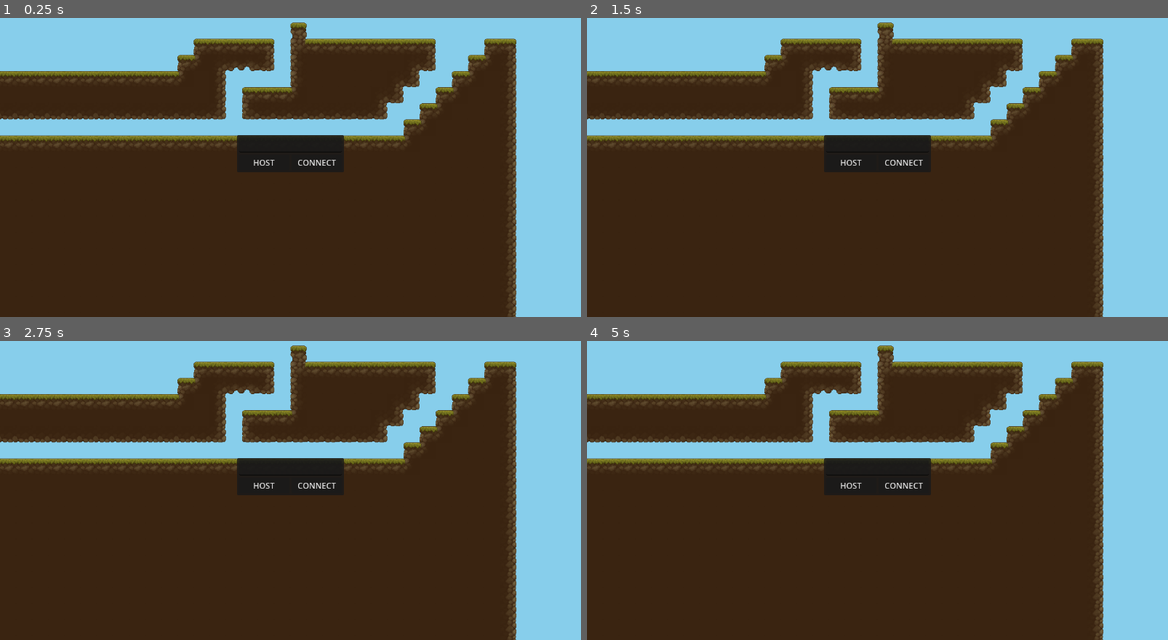
Above: before the commit, frames 1-4 (two rows, left to right).
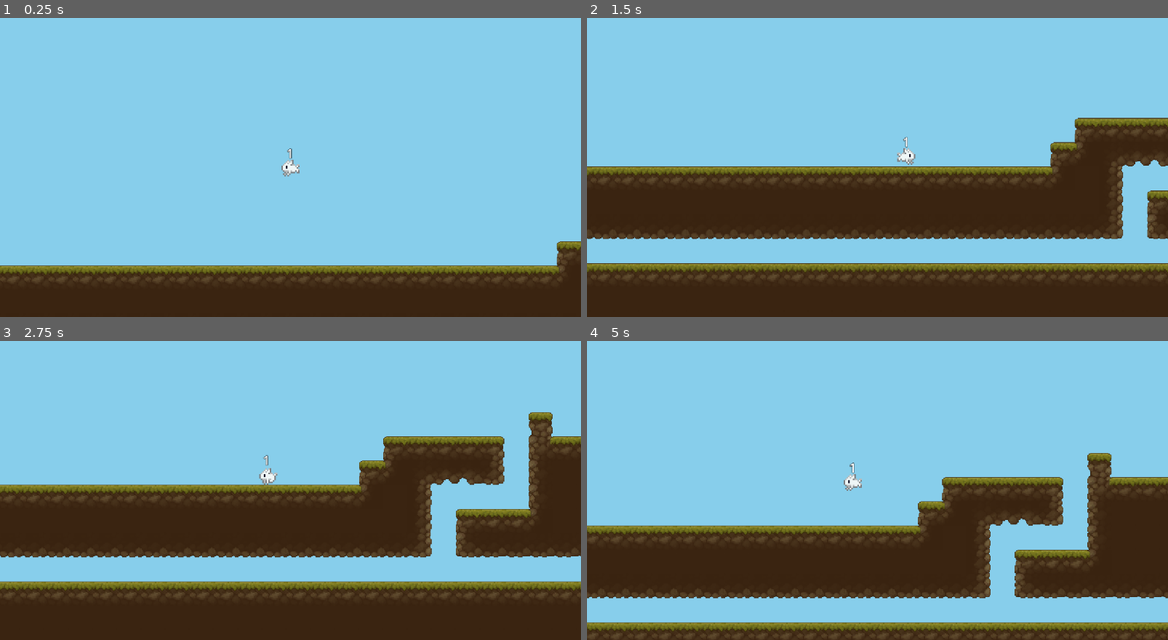
Above: after the commit, the same moments.

Repository: SirNasian/bun-run
Game: Godot game, scene res://scenes/game.tscn
The game is run twice, just before and just after one commit, with the same random seed, the same clock (stepped at 60 frames per second) and the same inputs.
Inputs:
- Up to frame 1 (0.25 s): no input
- Up to frame 2 (1.5 s): hold D (player_right) from 0.53 s (still down); tap Space (player_jump) at 0.77 s
- Up to frame 3 (2.75 s): tap Space (player_jump) at 1.52 s; release D (player_right) at 2.03 s; hold A (player_left) from 2.03 s (still down)
- Up to frame 4 (5 s): release A (player_left) at 2.78 s; hold D (player_right) 2.78-4.28 s; tap Space (player_jump) at 3.02, 3.77, 4.52 s; hold A (player_left) from 4.28 s (still down)

The runs differ from the first frame. In frame 1, 63% of the frame differs, in the area x 0-100%, y 1-100%; in frame 2, 46%; in frame 3, 47%; in frame 4, 57%.

Commit message:
Add configuration file validation

Diff:
--- /dev/null
+++ b/config.json
@@ -0,0 +1,14 @@
+{
+	"role": "server",
+	"server": {
+		"bind_address": "*",
+		"port": 8000,
+		"certificate_path": "",
+		"certificate_key_path": ""
+	},
+	"client": {
+		"server_address": "localhost",
+		"port": 8000,
+		"certificate_path": ""
+	}
+}
--- a/scenes/game.gd
+++ b/scenes/game.gd
@@ -1,10 +1,18 @@
 extends Node2D
 
-var config = Configuration.load()
+@onready var config = Configuration.load()
 
 
 func _ready() -> void:
-	if (OS.has_feature("debug")): print_debug("config: %s" % self.config)
+	if (OS.has_feature("debug")):
+		print("config: %s" % config._config)
+
+	var config_issues = Configuration.validate(self.config)
+	if (config_issues):
+		push_error("configuration validation failed: %s" % config_issues)
+		self.get_tree().quit()
+		return
+
 	$PlayerSpawner.spawn_function = Player.instantiate
 
 	self.multiplayer.connection_failed.connect(_quit)
@@ -12,40 +20,54 @@
 	self.multiplayer.peer_connected.connect(_peer_connected)
 	self.multiplayer.peer_disconnected.connect(_peer_disconnected)
 
-	var connection_menu: ConnectionMenu = $CanvasLayer/CenterContainer/ConnectionMenu
-	connection_menu.host_server.connect(_host_server)
-	connection_menu.connect_server.connect(_connect_server)
+	if (config.is_server()):
+		self._host_server(config.get_server_bind_address(), config.get_server_port())
+	else:
+		self._connect_server(config.get_client_server_address(), config.get_client_port())
 
-	if ((Configuration.file_exists() && self.config.address) || OS.has_feature("dedicated_server")):
-		if (self.config.is_server):
-			self._host_server(self.config.address, self.config.port)
-		else:
-			self._connect_server(self.config.address, self.config.port)
+
+func _exit_tree() -> void:
+	config.free()
 
 
 func _host_server(address: String, port: int) -> void:
+	var tls = _get_server_tls("res://private.key", "res://certificate.crt")
+	if (!tls): tls = _get_server_tls(config.get_server_certificate_key_path(), config.get_server_certificate_path())
+	address = address if address else config.get_server_bind_address()
+	port = port if port else config.get_server_port()
+
 	var peer: WebSocketMultiplayerPeer = WebSocketMultiplayerPeer.new()
-	var use_ssl = config.use_ssl && ResourceLoader.exists("res://private.key") && ResourceLoader.exists("res://certificate.crt")
-	var tls_opt = TLSOptions.server(load("res://private.key"), load("res://certificate.crt")) if use_ssl else null
-	address = address if address else "*"
-	peer.create_server(port, address, tls_opt)
+	peer.create_server(port, address, tls)
 	self.multiplayer.multiplayer_peer = peer
-	self.hide_connection_menu()
+
 	if (!OS.has_feature("dedicated_server")):
 		$PlayerSpawner.spawn(self.get_multiplayer_authority())
-	if (OS.has_feature("debug")): print_debug("host: %s" % { "address": address, "port": port, "use_ssl": use_ssl })
+
+	if (OS.has_feature("debug")): print("host: %s" % { "address": address, "port": port, "tls": !!tls })
+
+
+func _get_server_tls(key_path: String, cert_path: String) -> TLSOptions:
+	var exists = ResourceLoader.exists(key_path) && ResourceLoader.exists(cert_path)
+	return TLSOptions.server(load(key_path), load(cert_path)) if (exists) else null
 
 
 func _connect_server(address: String, port: int) -> void:
+	var tls = _get_client_tls("res://certificate.crt")
+	if (!tls): tls = _get_client_tls(config.get_server_certificate_path())
+	var protocol = "wss" if (tls) else "ws"
+	address = address if address else config.get_client_server_address()
+	port = port if port else config.get_client_port()
+
 	var peer: WebSocketMultiplayerPeer = WebSocketMultiplayerPeer.new()
-	var protocol = "wss" if (config.use_ssl) else "ws"
-	var use_cert = config.use_ssl && ResourceLoader.exists("res://certificate.crt")
-	var tls_opt = TLSOptions.client(load("res://certificate.crt")) if (use_cert) else null
-	address = address if address else "localhost"
-	peer.create_client("%s://%s:%d" % [protocol, address, port], tls_opt)
+	peer.create_client("%s://%s:%d" % [protocol, address, port], tls)
 	self.multiplayer.multiplayer_peer = peer
-	self.hide_connection_menu()
-	if (OS.has_feature("debug")): print_debug("connect: %s" % { "protocol": protocol, "address": address, "port": port, "use_cert": use_cert })
+
+	if (OS.has_feature("debug")): print("connect: %s" % { "address": address, "port": port, "tls": tls })
+
+
+func _get_client_tls(cert_path: String) -> TLSOptions:
+	var exists = ResourceLoader.exists(cert_path)
+	return TLSOptions.client(load(cert_path)) if (exists) else null
 
 
 func hide_connection_menu() -> void:
--- a/scenes/game.tscn
+++ b/scenes/game.tscn
@@ -368,4 +368,5 @@
 grow_vertical = 2
 
 [node name="ConnectionMenu" parent="CanvasLayer/CenterContainer" instance=ExtResource("3_gxpbq")]
+visible = false
 layout_mode = 2
--- a/scripts/configuration.gd
+++ b/scripts/configuration.gd
@@ -1,16 +1,72 @@
-class_name Configuration extends Node
+class_name Configuration extends Object
+
+const CONFIG_SCHEMA = {
+	"role": TYPE_STRING,
+	"server": {
+		"bind_address": TYPE_STRING,
+		"port": TYPE_FLOAT,
+		"certificate_path": TYPE_STRING,
+		"certificate_key_path": TYPE_STRING,
+	},
+	"client": {
+		"server_address": TYPE_STRING,
+		"port": TYPE_FLOAT,
+		"certificate_path": TYPE_STRING,
+	},
+}
+
+static var LOCAL_CONFIG_PATH = "user://config.json" if (OS.has_feature("web")) else "./config.json"
+var _config: Dictionary = {}
 
 
-static func load() -> Dictionary:
-	var file = FileAccess.open("res://config.json", FileAccess.READ)
-	var dict = JSON.parse_string(file.get_as_text()) if (file) else {}
-	return {
-		"is_server": (dict.has("role") && dict.role == "server") || OS.has_feature("dedicated_server"),
-		"address": dict.address if dict.has("address") else "",
-		"port": int(dict.port) if dict.has("port") else 8000,
-		"use_ssl": dict.use_ssl if dict.has("use_ssl") else OS.has_feature("web"),
-	}
+static func load() -> Configuration:
+	var load_json = func (file_path: String) -> Dictionary:
+		var file = FileAccess.open(file_path, FileAccess.READ)
+		var json = JSON.parse_string(file.get_as_text()) if (file) else {}
+		if (file): file.close()
+		return json
+
+	var config = Configuration.new()
+	config._config.merge(load_json.call(LOCAL_CONFIG_PATH))
+	config._config.merge(load_json.call("res://config.json"))
+	return config
 
 
-static func file_exists() -> bool:
-	return ResourceLoader.exists("res://config.json")
+static func save(config: Configuration) -> void:
+	var file = FileAccess.open(LOCAL_CONFIG_PATH, FileAccess.WRITE)
+	file.store_line(JSON.stringify(config._config, "\t", false))
+	file.close()
+
+static func validate(config: Configuration) -> Dictionary:
+	return Utils.validate_dictionary(config._config, CONFIG_SCHEMA, "config")
+
+func is_server() -> bool:
+	return _config.get("role") == "server"
+
+
+func get_server_bind_address() -> String:
+	return _config.get("server").get("bind_address")
+
+
+func get_server_port() -> int:
+	return int(_config.get("server").get("port"))
+
+
+func get_server_certificate_path() -> String:
+	return _config.get("server").get("certificate_path")
+
+
+func get_server_certificate_key_path() -> String:
+	return _config.get("server").get("certificate_key_path")
+
+
+func get_client_server_address() -> String:
+	return _config.get("client").get("server_address")
+
+
+func get_client_port() -> int:
+	return int(_config.get("client").get("port"))
+
+
+func get_client_certificate_path() -> String:
+	return _config.get("client").get("certificate_path")
--- /dev/null
+++ b/scripts/utils.gd
@@ -0,0 +1,20 @@
+class_name Utils extends Object
+
+const variant_type_name = {
+	TYPE_INT: "int",
+	TYPE_FLOAT: "float",
+	TYPE_STRING: "string",
+	TYPE_DICTIONARY: "dictionary",
+}
+
+
+static func validate_dictionary(dictionary: Dictionary, schema: Dictionary, path: String = "") -> Dictionary:
+	var issues = {}
+	for key in dictionary:
+		var key_path = "%s.%s" % [path, key]
+		var type = typeof(dictionary[key])
+		if (type == TYPE_DICTIONARY):
+			issues.merge(validate_dictionary(dictionary[key], schema[key], key_path))
+		elif (schema.has(key) && (type != schema[key])):
+			issues[key_path] = "expected [%s] but got [%s]" % [variant_type_name[schema[key]], variant_type_name[type]]
+	return issues
